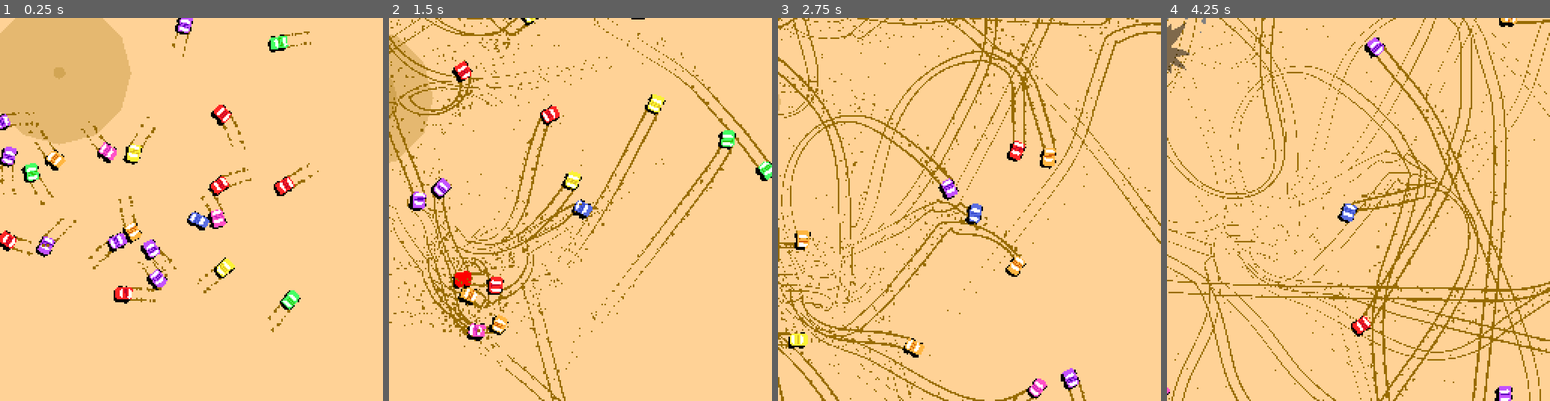
Above: before the commit, frames 1-4 (left to right).
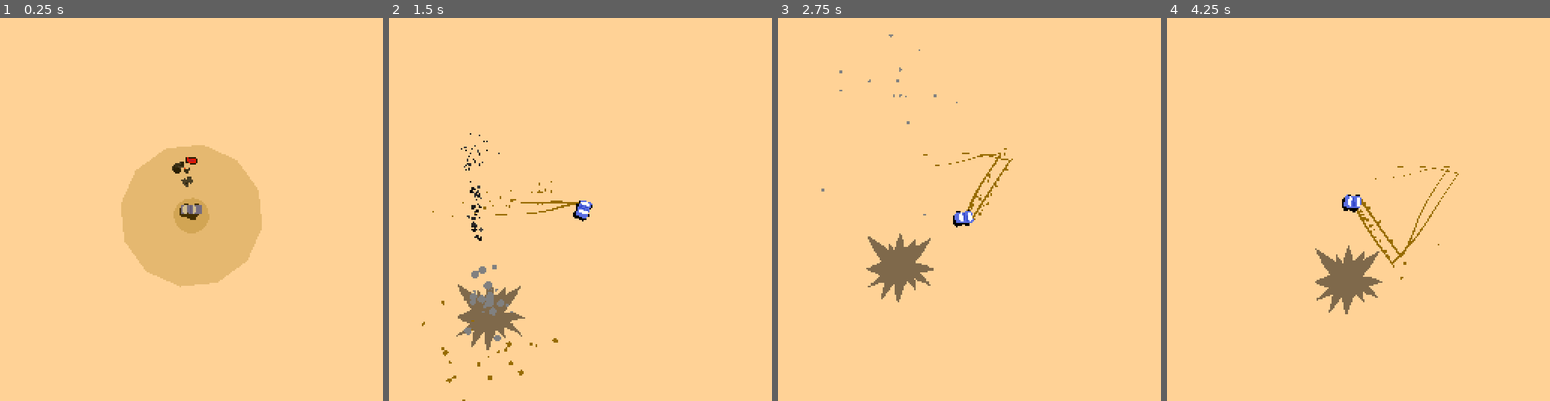
Above: after the commit, the same moments.

Repository: Ayabee527/mini-jam-164-destruction
Game: Godot game, scene res://main/main.tscn
The game is run twice, just before and just after one commit, with the same random seed, the same clock (stepped at 60 frames per second) and the same inputs.
Inputs (mouse positions are in pixels of both pictures, inside the frame that each line leads up to):
- Up to frame 1 (0.25 s): no input
- Up to frame 2 (1.5 s): tap Enter at 0.5 s; move the mouse to (664, 190) at 0.52 s; hold D (turn_right) 0.53-1.25 s; tap Space (dash) at 0.6 s; click (664, 190) at 0.67 s; drag from (503, 228) to (588, 205) at 1.27 s
- Up to frame 3 (2.75 s): move the mouse to (1007, 125) at 2.02 s; hold D (turn_right) from 2.03 s (still down); tap Backspace at 2.1 s; tap Space (dash) at 2.3 s
- Up to frame 4 (4.25 s): release D (turn_right) at 2.75 s; drag from (1339, 286) to (1366, 205) at 2.77 s; move the mouse to (1473, 266) at 3.52 s; hold A (turn_left) from 3.53 s (still down); tap F at 3.6 s; tap Space (dash) at 3.8 s

The runs differ from the first frame. In frame 1, 24% of the frame differs, in the area x 0-84%, y 0-83%; in frame 2, 13%; in frame 3, 12%; in frame 4, 13%.

Commit message:
dynamite redo + more enemy to player aggression

Diff:
--- a/game/attacks/dynamite/dynamite.gd
+++ b/game/attacks/dynamite/dynamite.gd
@@ -1,17 +1,21 @@
 class_name DynamiteAttack
 extends RigidBody2D
 
-@export var speed: float = 256.0
+@export var speed: float = 128.0
 @export var fuse_time: float = 1.0
 @export var radius: float = 64.0
+@export var damage: int = 10
 
 @export_group("Inner Dependencies")
-@export var sprite: Sprite2D
+@export var sprite: HeightSprite
+@export var shadow: Shadow
 @export var smoke: GPUParticles2D
 @export var coll_shape: CollisionShape2D
 @export var explosion: ExplosionAttack
+@export var fuse: Marker2D
 
 func _ready() -> void:
+	explosion.damage = damage
 	explosion.radius = radius
 	explosion.fuse_time = fuse_time
 	explosion.prepare()
@@ -21,19 +25,21 @@
 		Vector2.from_angle(global_rotation)
 		* speed
 	)
-	angular_velocity = randf_range(-90.0, 90.0)
-	print(angular_velocity)
+	angular_velocity = randf_range(-30.0, 30.0)
 
+	sprite.jump(
+		64.0, fuse_time / 2.0, fuse_time / 2.0
+	)
+
+func _process(delta: float) -> void:
+	fuse.position = sprite.offset + Vector2(4.0, 0).rotated(sprite.global_rotation)
 
 func _on_explosion_exploded() -> void:
 	set_deferred("freeze", true)
 	sprite.hide()
+	shadow.hide()
 	smoke.emitting = false
 
 
 func _on_explosion_tree_exited() -> void:
 	queue_free()
-
-
-func _on_collide_timer_timeout() -> void:
-	coll_shape.set_deferred("disabled", false)
--- a/game/attacks/dynamite/dynamite.tscn
+++ b/game/attacks/dynamite/dynamite.tscn
@@ -1,14 +1,19 @@
-[gd_scene load_steps=9 format=3 uid="uid://dbnssgxxh071g"]
+[gd_scene load_steps=14 format=3 uid="uid://dbnssgxxh071g"]
 
 [ext_resource type="Texture2D" uid="uid://ip50w2ytqio3" path="res://assets/textures/dynamite.png" id="1_g1q5m"]
 [ext_resource type="Script" path="res://attacks/dynamite/dynamite.gd" id="1_xwsa3"]
+[ext_resource type="PackedScene" uid="uid://bw8338ilrtcwc" path="res://components/trail/trail.tscn" id="2_babgl"]
+[ext_resource type="PackedScene" uid="uid://ouku35n2g1oe" path="res://components/shadow/shadow.tscn" id="2_h2syy"]
 [ext_resource type="PackedScene" uid="uid://duubih8cq0i7o" path="res://attacks/explosion/explosion.tscn" id="4_7adaa"]
+[ext_resource type="PackedScene" uid="uid://bbg3rfqwxe0mh" path="res://components/height_sprite/height_sprite.tscn" id="4_utdah"]
 
 [sub_resource type="PhysicsMaterial" id="PhysicsMaterial_ilwns"]
 bounce = 0.9
 
-[sub_resource type="CircleShape2D" id="CircleShape2D_ywwki"]
-radius = 4.0
+[sub_resource type="Gradient" id="Gradient_a2yfn"]
+
+[sub_resource type="GradientTexture1D" id="GradientTexture1D_h1evo"]
+gradient = SubResource("Gradient_a2yfn")
 
 [sub_resource type="Curve" id="Curve_644md"]
 _data = [Vector2(0, 1), 0.0, 0.0, 0, 0, Vector2(1, 0), 0.0, 0.0, 0, 0]
@@ -31,42 +36,53 @@
 scale_min = 0.5
 scale_max = 5.0
 scale_curve = SubResource("CurveTexture_ldoyn")
-color = Color(1, 0, 0, 1)
+color = Color(0.252028, 0.252028, 0.252028, 1)
+color_initial_ramp = SubResource("GradientTexture1D_h1evo")
 
-[node name="Dynamite" type="RigidBody2D" node_paths=PackedStringArray("sprite", "smoke", "coll_shape", "explosion")]
+[sub_resource type="CircleShape2D" id="CircleShape2D_ywwki"]
+radius = 3.0
+
+[node name="Dynamite" type="RigidBody2D" node_paths=PackedStringArray("sprite", "shadow", "smoke", "coll_shape", "explosion", "fuse")]
 collision_layer = 2
 mass = 0.25
 physics_material_override = SubResource("PhysicsMaterial_ilwns")
-gravity_scale = 0.5
+gravity_scale = 0.0
 contact_monitor = true
 max_contacts_reported = 4
 script = ExtResource("1_xwsa3")
-sprite = NodePath("Sprite2D")
+sprite = NodePath("Stick")
+shadow = NodePath("Shadow")
 smoke = NodePath("Fuse/Smoke")
 coll_shape = NodePath("CollisionShape2D")
 explosion = NodePath("Explosion")
+fuse = NodePath("Fuse")
 
-[node name="Sprite2D" type="Sprite2D" parent="."]
+[node name="Shadow" parent="." node_paths=PackedStringArray("caster") instance=ExtResource("2_h2syy")]
 texture = ExtResource("1_g1q5m")
+offset = Vector2(0, 1)
+caster = NodePath("../Stick")
+shadow_offset = Vector2(0, 1)
+
+[node name="Stick" parent="." instance=ExtResource("4_utdah")]
+texture = ExtResource("1_g1q5m")
+
+[node name="Fuse" type="Marker2D" parent="."]
+position = Vector2(4, 0)
+
+[node name="Trail" parent="Fuse" instance=ExtResource("2_babgl")]
+modulate = Color(1, 0.207843, 0, 1)
+
+[node name="Smoke" type="GPUParticles2D" parent="Fuse"]
+amount = 200
+process_material = SubResource("ParticleProcessMaterial_8rnyr")
+lifetime = 2.0
 
 [node name="CollisionShape2D" type="CollisionShape2D" parent="."]
 shape = SubResource("CircleShape2D_ywwki")
 disabled = true
 
-[node name="Fuse" type="Marker2D" parent="."]
-position = Vector2(12, 0)
-
-[node name="Smoke" type="GPUParticles2D" parent="Fuse"]
-amount = 100
-process_material = SubResource("ParticleProcessMaterial_8rnyr")
-
 [node name="Explosion" parent="." instance=ExtResource("4_7adaa")]
 autostart = false
 
-[node name="CollideTimer" type="Timer" parent="."]
-one_shot = true
-autostart = true
-
 [connection signal="exploded" from="Explosion" to="." method="_on_explosion_exploded"]
 [connection signal="tree_exited" from="Explosion" to="." method="_on_explosion_tree_exited"]
-[connection signal="timeout" from="CollideTimer" to="." method="_on_collide_timer_timeout"]
--- a/game/components/height_sprite/height_sprite.gd
+++ b/game/components/height_sprite/height_sprite.gd
@@ -2,7 +2,36 @@
 class_name HeightSprite
 extends Sprite2D
 
-@export var height: float = 0.0
+@export var height: float = 0.0:
+	set = set_height
+@export var bounce: float = 0.5
+
+var jump_velocity : float = 0.0
+var jump_gravity : float = 0.0
+var fall_gravity : float = 0.0
+
+var speed: float = 0.0
 
 func _process(delta: float) -> void:
+	self.height -= speed * delta
+
+	if height <= 0:
+		speed *= -bounce
+		height = max(0.0, height)
+
+	if not is_zero_approx(speed) and height > 0.0:
+		speed += get_gravity() * delta
+
+func set_height(new_height: float) -> void:
+	height = new_height
 	offset = Vector2(0, -height).rotated(-global_rotation)
+
+func get_gravity() -> float:
+	return jump_gravity if speed <= 0.0 else fall_gravity
+
+func jump(jump_height: float, jump_time_to_peak: float, jump_time_to_fall: float) -> void:
+	jump_velocity = ((2.0 * jump_height) / jump_time_to_peak) * -1.0
+	jump_gravity = ((-2.0 * jump_height) / (jump_time_to_peak * jump_time_to_peak)) * -1.0
+	fall_gravity = ((-2.0 * jump_height) / (jump_time_to_fall * jump_time_to_fall)) * -1.0
+
+	speed = jump_velocity
--- a/game/components/shadow/shadow.gd
+++ b/game/components/shadow/shadow.gd
@@ -12,9 +12,10 @@
 func _process(delta: float) -> void:
 	offset = shadow_offset.rotated(-global_rotation)
 
-	height_scale = max(
-		0, (1 - (caster.height / max_height))
-	)
+	if is_instance_valid(caster):
+		height_scale = max(
+			0, (1 - (caster.height / max_height))
+		)
 
 	scale = shadow_scale * height_scale
 
--- a/game/components/shadow/shadow.tscn
+++ b/game/components/shadow/shadow.tscn
@@ -9,4 +9,5 @@
 
 [node name="Shadow" type="Sprite2D"]
 material = SubResource("ShaderMaterial_4k5es")
+offset = Vector2(-2, 2)
 script = ExtResource("2_gr2cp")
--- a/game/enemies/car/enemy_car.gd
+++ b/game/enemies/car/enemy_car.gd
@@ -37,7 +37,7 @@
 	shadow.frame = sprite_index
 
 func _process(delta: float) -> void:
-	drive_sound.pitch_scale = linear_velocity.length() / (hunt_speed * 0.5)
+	drive_sound.pitch_scale = max( 0.1, linear_velocity.length() / (hunt_speed * 0.5) )
 
 	var w_squish: float = ( sin(squish_freq * squish_time) / 10.0 ) + 1.0
 	var h_squish: float = ( sin((squish_freq * squish_time) - PI) / 10.0 ) + 1.0
@@ -57,7 +57,7 @@
 	hurt_sound.play()
 	linear_velocity *= 0.5
 
-	if health.get_health_percent() <= 0.25:
+	if health.get_health_percent() <= 25.0:
 		smoke_particles.emitting = true
 
 
--- a/game/enemies/car/enemy_car.tscn
+++ b/game/enemies/car/enemy_car.tscn
@@ -70,11 +70,26 @@
 scale_curve = SubResource("CurveTexture_d7p0r")
 color_initial_ramp = SubResource("GradientTexture1D_xoohi")
 
-[sub_resource type="ShaderMaterial" id="ShaderMaterial_4nfag"]
+[sub_resource type="ShaderMaterial" id="ShaderMaterial_vttv1"]
 resource_local_to_scene = true
 shader = ExtResource("12_5mjfr")
 shader_parameter/active = false
 shader_parameter/tint = Color(1, 0, 0, 1)
+
+[sub_resource type="Animation" id="Animation_uhnof"]
+length = 0.001
+tracks/0/type = "value"
+tracks/0/imported = false
+tracks/0/enabled = true
+tracks/0/path = NodePath(".:material:shader_parameter/active")
+tracks/0/interp = 1
+tracks/0/loop_wrap = true
+tracks/0/keys = {
+"times": PackedFloat32Array(0),
+"transitions": PackedFloat32Array(1),
+"update": 1,
+"values": [false]
+}
 
 [sub_resource type="Animation" id="Animation_g1b52"]
 resource_name = "hurt"
@@ -90,21 +105,6 @@
 "transitions": PackedFloat32Array(1, 1),
 "update": 1,
 "values": [true, false]
-}
-
-[sub_resource type="Animation" id="Animation_uhnof"]
-length = 0.001
-tracks/0/type = "value"
-tracks/0/imported = false
-tracks/0/enabled = true
-tracks/0/path = NodePath(".:material:shader_parameter/active")
-tracks/0/interp = 1
-tracks/0/loop_wrap = true
-tracks/0/keys = {
-"times": PackedFloat32Array(0),
-"transitions": PackedFloat32Array(1),
-"update": 1,
-"values": [false]
 }
 
 [sub_resource type="AnimationLibrary" id="AnimationLibrary_kpmgu"]
@@ -223,7 +223,7 @@
 texture = ExtResource("2_8tnti")
 lifetime = 2.0
 randomness = 1.0
-visibility_rect = Rect2(-512, -512, 1024, 1024)
+visibility_rect = Rect2(-128, -128, 256, 256)
 
 [node name="Trail" parent="Rear1" instance=ExtResource("3_ius2y")]
 modulate = Color(0.592734, 0.419391, 1.92523e-07, 1)
@@ -240,7 +240,7 @@
 texture = ExtResource("2_8tnti")
 lifetime = 2.0
 randomness = 1.0
-visibility_rect = Rect2(-512, -512, 1024, 1024)
+visibility_rect = Rect2(-128, -128, 256, 256)
 
 [node name="Trail" parent="Rear2" instance=ExtResource("3_ius2y")]
 modulate = Color(0.592734, 0.419391, 1.92523e-07, 1)
@@ -255,17 +255,18 @@
 emitting = false
 amount = 25
 process_material = SubResource("ParticleProcessMaterial_rsaiq")
+visibility_rect = Rect2(-128, -128, 256, 256)
 
 [node name="Shadow" parent="." node_paths=PackedStringArray("caster") instance=ExtResource("4_iptr5")]
 texture = ExtResource("7_nlruf")
-offset = Vector2(-2, 2)
 hframes = 6
 caster = NodePath("../HeightSprite")
 
 [node name="HeightSprite" parent="." instance=ExtResource("6_lmius")]
-material = SubResource("ShaderMaterial_4nfag")
+material = SubResource("ShaderMaterial_vttv1")
 texture = ExtResource("7_nlruf")
 hframes = 6
+bounce = 0.0
 
 [node name="AnimationPlayer" type="AnimationPlayer" parent="HeightSprite"]
 libraries = {
--- a/game/enemies/car/states/chase.gd
+++ b/game/enemies/car/states/chase.gd
@@ -26,6 +26,7 @@
 
 func exit() -> void:
 	give_up_timer.stop()
+	dash_timer.stop()
 
 func look_at_target() -> void:
 	var dir_to = enemy.global_position.direction_to(target.global_position)
@@ -44,8 +45,11 @@
 
 
 func _on_car_finder_body_entered(body: Node2D) -> void:
-	if is_active and body == target:
+	if is_active:
 		give_up_timer.stop()
+		if body is Player and body != target:
+			if randf_range(0.0, 100.0) >= enemy.health.get_health_percent():
+				state_machine.transition_to("Chase", {"target": body})
 
 
 func _on_dash_timer_timeout() -> void:
--- a/game/enemies/car/states/dead.gd
+++ b/game/enemies/car/states/dead.gd
@@ -68,4 +68,4 @@
 
 func _on_health_has_died() -> void:
 	if not is_active:
-		state_machine.transition_to("Dead")
+		state_machine.transition_to("Dead", {"target": get_tree().get_first_node_in_group("player")})
--- a/game/main/main.gd
+++ b/game/main/main.gd
@@ -3,13 +3,14 @@
 const ENEMY_CAR = preload("res://enemies/car/enemy_car.tscn")
 
 func _ready() -> void:
-	for i: int in range(50):
-		var car = ENEMY_CAR.instantiate()
-		car.global_position = Vector2(
-			randf_range(-224, 224),
-			randf_range(-224, 224),
-		)
-		add_child(car)
+	pass
+	#for i: int in range(25):
+		#var car = ENEMY_CAR.instantiate()
+		#car.global_position = Vector2(
+			#randf_range(-224, 224),
+			#randf_range(-224, 224),
+		#)
+		#add_child(car)
 
 func _process(delta: float) -> void:
 	if Input.is_action_just_pressed("restart") and OS.is_debug_build():
--- a/game/main/main.tscn
+++ b/game/main/main.tscn
@@ -3,7 +3,7 @@
 [ext_resource type="Script" path="res://main/main.gd" id="1_pvali"]
 [ext_resource type="PackedScene" uid="uid://odt57hhqfyyb" path="res://player/player.tscn" id="1_y8kpo"]
 [ext_resource type="Texture2D" uid="uid://dsh6w54r4e3xr" path="res://assets/textures/square.png" id="2_6gsk7"]
-[ext_resource type="PackedScene" uid="uid://duubih8cq0i7o" path="res://attacks/explosion/explosion.tscn" id="4_dfpjp"]
+[ext_resource type="PackedScene" uid="uid://dbnssgxxh071g" path="res://attacks/dynamite/dynamite.tscn" id="2_831yv"]
 
 [sub_resource type="StyleBoxFlat" id="StyleBoxFlat_u4opk"]
 draw_center = false
@@ -84,7 +84,7 @@
 disabled = true
 
 [node name="Player" parent="." instance=ExtResource("1_y8kpo")]
-position = Vector2(128, 128)
 
-[node name="Explosion" parent="." instance=ExtResource("4_dfpjp")]
-fuse_time = 3.0
+[node name="Dynamite" parent="." instance=ExtResource("2_831yv")]
+position = Vector2(0, -24)
+rotation = 1.5708
--- a/game/player/player.gd
+++ b/game/player/player.gd
@@ -31,7 +31,7 @@
 	MainCam.target = self
 
 func _process(delta: float) -> void:
-	drive_sound.pitch_scale = linear_velocity.length() / (move_speed * 0.5)
+	drive_sound.pitch_scale = max( 0.1, linear_velocity.length() / (move_speed * 0.5) )
 
 	squish_time += delta
 	squish_time = fposmod(squish_time, TAU)
@@ -68,5 +68,5 @@
 	hurt_sound.play()
 	linear_velocity *= 0.5
 
-	if health.get_health_percent() <= 0.25:
+	if health.get_health_percent() <= 25.0:
 		smoke_particles.emitting = true
--- a/game/player/player.tscn
+++ b/game/player/player.tscn
@@ -136,7 +136,7 @@
 streams_count = 1
 stream_0/stream = ExtResource("17_2si2l")
 
-[node name="Player" type="RigidBody2D" node_paths=PackedStringArray("sprite", "shadow", "dirt_trail_1", "dirt_trail_2", "rear_1", "rear_2", "hard_hitbox_collision", "soft_hitbox_collision", "hurt_player", "health", "smoke_particles", "dash_sound", "hurt_sound", "drive_sound")]
+[node name="Player" type="RigidBody2D" node_paths=PackedStringArray("sprite", "shadow", "dirt_trail_1", "dirt_trail_2", "rear_1", "rear_2", "hard_hitbox_collision", "soft_hitbox_collision", "hurt_player", "health", "smoke_particles", "dash_sound", "hurt_sound", "drive_sound") groups=["player"]]
 collision_layer = 6
 collision_mask = 3
 physics_material_override = SubResource("PhysicsMaterial_uth7a")
@@ -231,8 +231,9 @@
 caster = NodePath("../HeightSprite")
 
 [node name="HeightSprite" parent="." instance=ExtResource("10_0ne8n")]
-material = SubResource("ShaderMaterial_pa6ki")
+material = SubResource("ShaderMaterial_t8idn")
 texture = ExtResource("4_weppg")
+bounce = 0.0
 
 [node name="AnimationPlayer" type="AnimationPlayer" parent="HeightSprite"]
 libraries = {
@@ -287,6 +288,7 @@
 [node name="Drive" type="AudioStreamPlayer2D" parent="."]
 stream = ExtResource("17_ql44l")
 volume_db = -10.0
+pitch_scale = 0.01
 autoplay = true
 max_distance = 256.0
 bus = &"sfx"
--- a/game/project.godot
+++ b/game/project.godot
@@ -43,6 +43,10 @@
 "res://enemies/": "red",
 "res://player/": "teal"
 }
+
+[global_group]
+
+player=""
 
 [input]
 
Binary file changed: game/assets/textures/dynamite.png
Not shown: 1 places in game/player/player.tscn that only renumber resources
Not shown, changed: game/kanban_tasks_data.kanban
